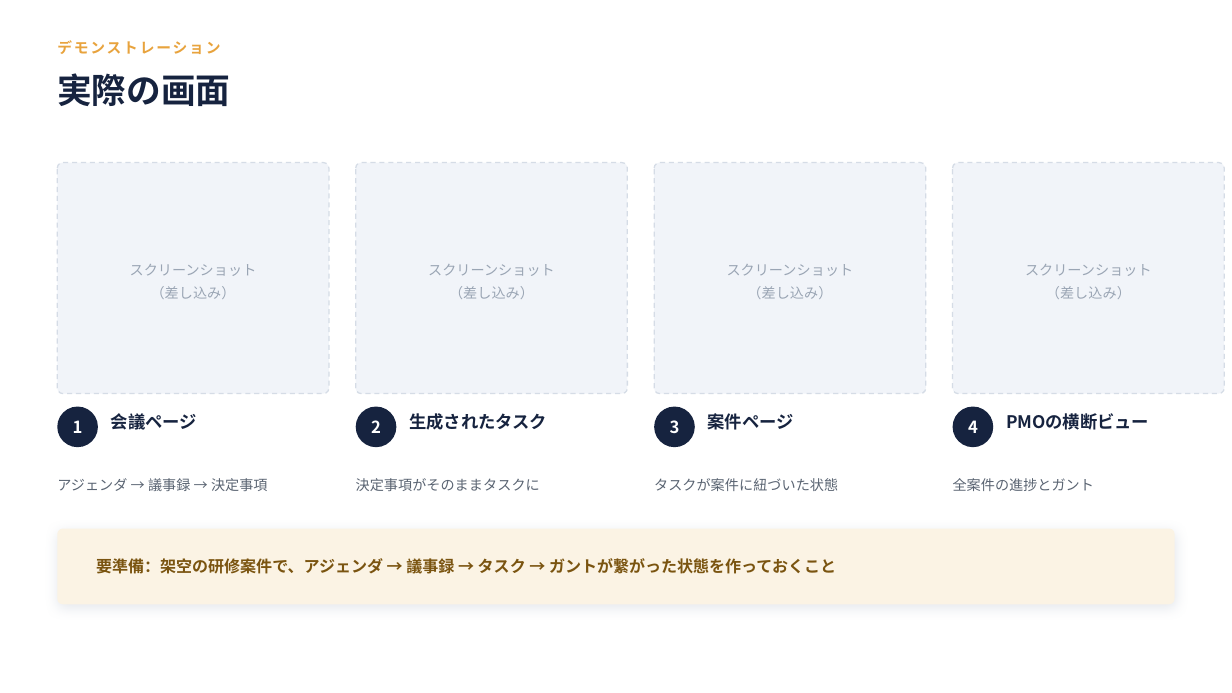
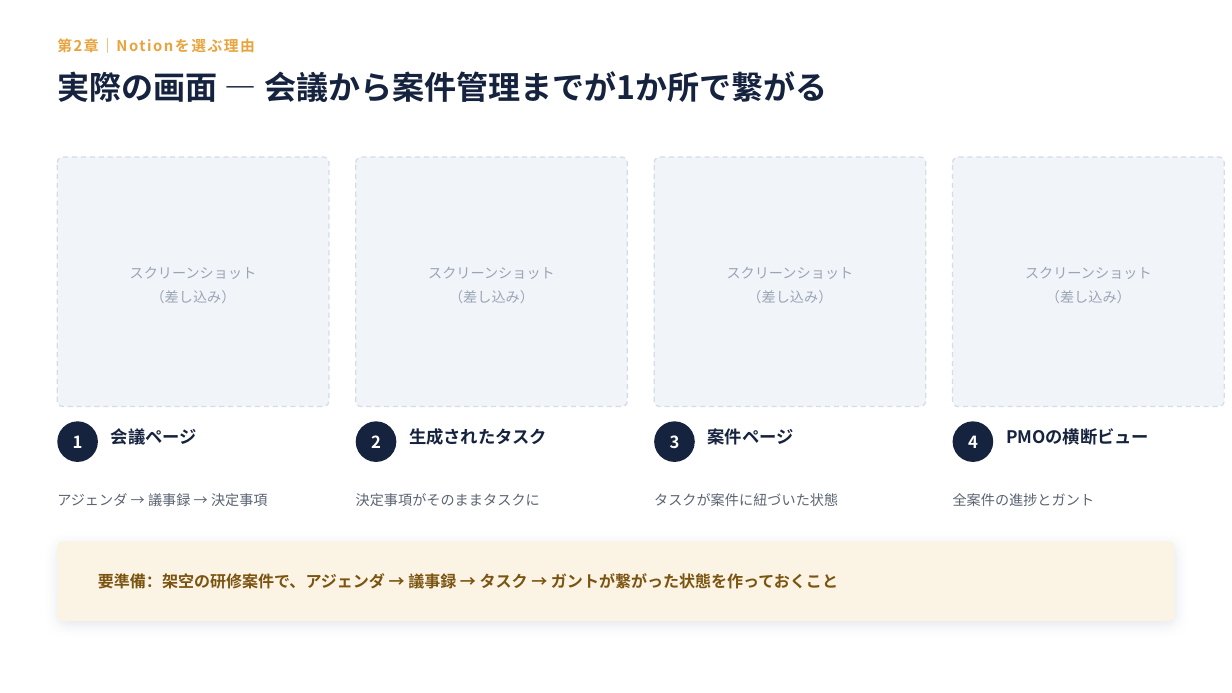
Before and after one commit to nii-d/claude-test, a slide deck: slide 10 of slides/notion-proposal.pptx (slide 17 before the commit). Drawn at 1232x693 pixels with LibreOffice and Linux fonts; fonts in the diff are those of the drawing. Boxes give left, top, right and bottom in pixels: in the first picture for what was removed or moved away, otherwise in the second. Text is boxed around its words. In the diff, an @@ line names an element or a change of style, - is before the commit and + after.

```diff
--- a/slides/notion-proposal.pptx
+++ b/slides/notion-proposal.pptx
@@ text removed at box(57, 40, 220, 54) @@
-デモンストレーション
@@ text added at box(57, 36, 72, 55), 11.5 pt, text #E8A33D, bold @@
+第2章｜Notionを選ぶ理由
@@ text at box(57, 71, 828, 102): text changed; size 27 to 25 pt @@
-実際の画面
+実際の画面 ― 会議から案件管理までが1か所で繋がる
@@ rounded rectangle: place and size @@
-rounded rectangle at box(57, 163, 329, 394)
+rounded rectangle at box(57, 157, 329, 407)
@@ text "スクリーンショット": place and size @@
-text "スクリーンショット" at box(130, 264, 257, 299)
+text "スクリーンショット" at box(130, 267, 257, 303)
@@ rounded rectangle: place and size @@
-rounded rectangle at box(356, 163, 628, 394)
+rounded rectangle at box(356, 157, 628, 407)
@@ text "スクリーンショット": place and size @@
-text "スクリーンショット" at box(428, 264, 555, 299)
+text "スクリーンショット" at box(428, 267, 555, 303)
@@ rounded rectangle: place and size @@
-rounded rectangle at box(654, 163, 926, 394)
+rounded rectangle at box(654, 157, 926, 407)
@@ text "スクリーンショット": place and size @@
-text "スクリーンショット" at box(727, 264, 854, 299)
+text "スクリーンショット" at box(727, 267, 854, 303)
@@ rounded rectangle: place and size @@
-rounded rectangle at box(953, 163, 1225, 394)
+rounded rectangle at box(953, 157, 1225, 407)
@@ text "スクリーンショット": place and size @@
-text "スクリーンショット" at box(1025, 264, 1152, 299)
+text "スクリーンショット" at box(1025, 267, 1152, 303)
@@ 12 texts, 4 ellipses: place and size @@
-12 texts, 4 ellipses at box(57, 407, 1149, 491)
+12 texts, 4 ellipses at box(57, 421, 1149, 506)
@@ proportions changed in 5 elements at box(57, 157, 329, 407), box(356, 157, 628, 407), box(654, 157, 926, 407), box(953, 157, 1225, 407), box(57, 542, 1175, 621) @@
@@ rounded rectangle: place and size @@
-rounded rectangle at box(57, 529, 1175, 604)
+rounded rectangle at box(57, 542, 1175, 621)
@@ text "要準備：架空の研修案件で、アジェンダ → 議事録 → タスク ...": place and size @@
-text "要準備：架空の研修案件で、アジェンダ → 議事録 → タスク ..." at box(96, 556, 836, 577)
+text "要準備：架空の研修案件で、アジェンダ → 議事録 → タスク ..." at box(98, 571, 838, 592)
```
Also in this commit, not shown: 14 other slides changed, 6 slides added, 11 slides removed, 3 other files.
